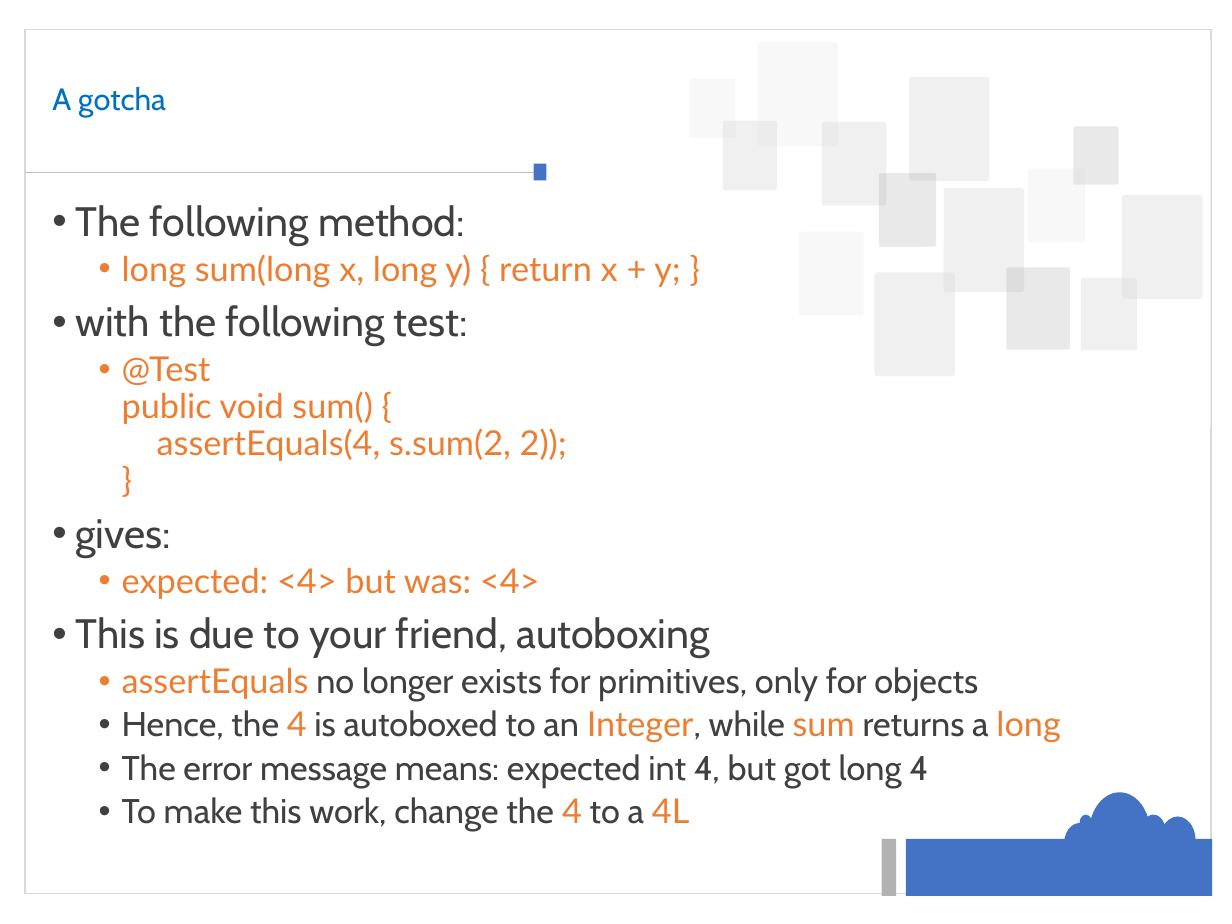
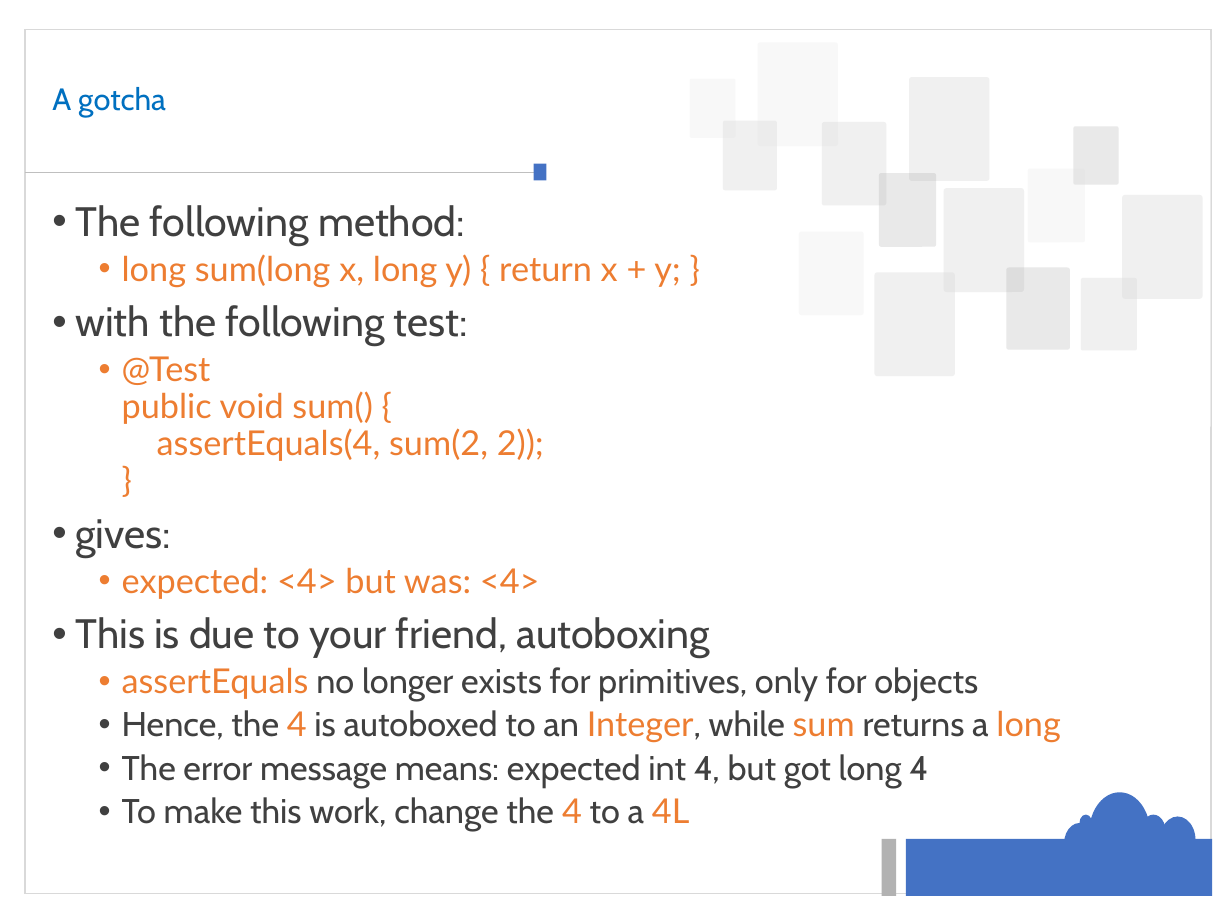
Before and after one commit to mahendra-shinde/JP, a slide deck: slide 15 of junit/JUnit4.pptx. Drawn at 1232x924 pixels with LibreOffice and Linux fonts; fonts in the diff are those of the drawing; background and template pictures are left out. Boxes give left, top, right and bottom in pixels: in the first picture for what was removed or moved away, otherwise in the second. Text is boxed around its words. In the diff, an @@ line names an element or a change of style, - is before the commit and + after.

```diff
--- a/junit/JUnit4.pptx
+++ b/junit/JUnit4.pptx
@@ text at [122,356,544,461]: text changed @@
-  • @Test
-    public void sum() {
-    assertEquals(4, s.sum(2, 2));
-    }
+  • @Test
+    public void sum() {
+    assertEquals(4, sum(2, 2));
+    }
```
Also in this commit, not shown: 1 other file.
